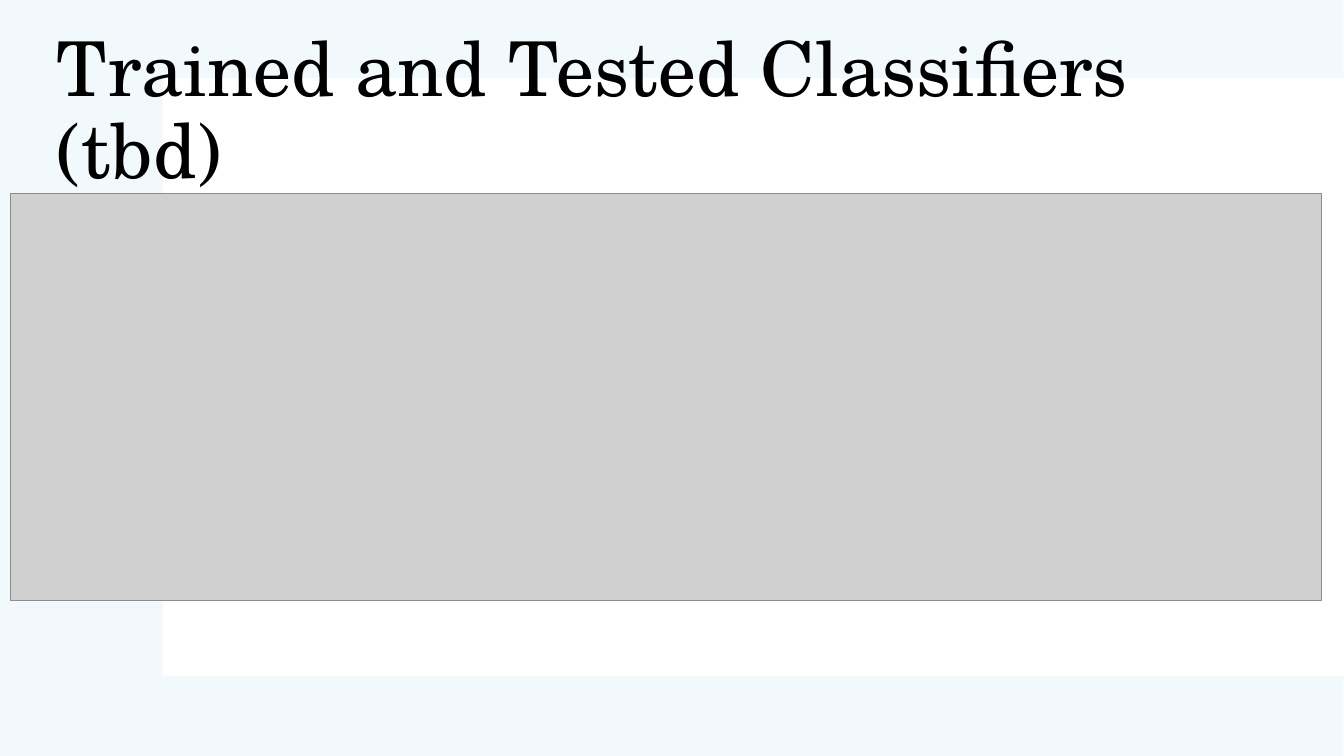
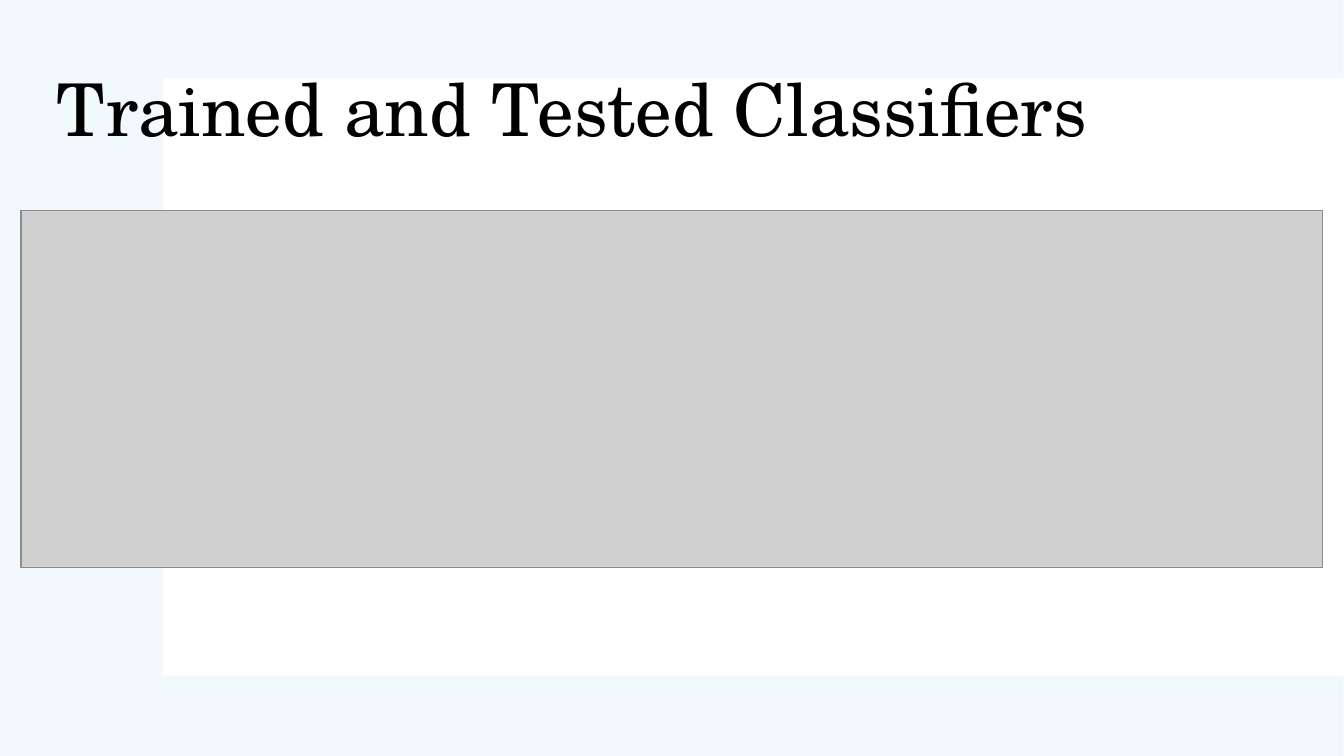
Before and after one commit to AtK42/ML_stonks_2021, a slide deck: slide 6 of Group2_ML_Project_Presentation.pptx. Drawn at 1344x756 pixels with LibreOffice and Linux fonts; fonts in the diff are those of the drawing; grey boxes stand for pictures. Boxes give left, top, right and bottom in pixels: in the first picture for what was removed or moved away, otherwise in the second. Text is boxed around its words. In the diff, an @@ line names an element or a change of style, - is before the commit and + after.

```diff
--- a/Group2_ML_Project_Presentation.pptx
+++ b/Group2_ML_Project_Presentation.pptx
@@ text at [56, 82, 1087, 137]: text changed; size 54 to 52 pt @@
-Trained and Tested Classifiers (tbd)
+Trained and Tested Classifiers
@@ picture: place and size @@
-picture at [10, 194, 1322, 601]
+picture at [21, 211, 1324, 568]
```
Also in this commit, not shown: 5 other slides changed, 1 slide added.
